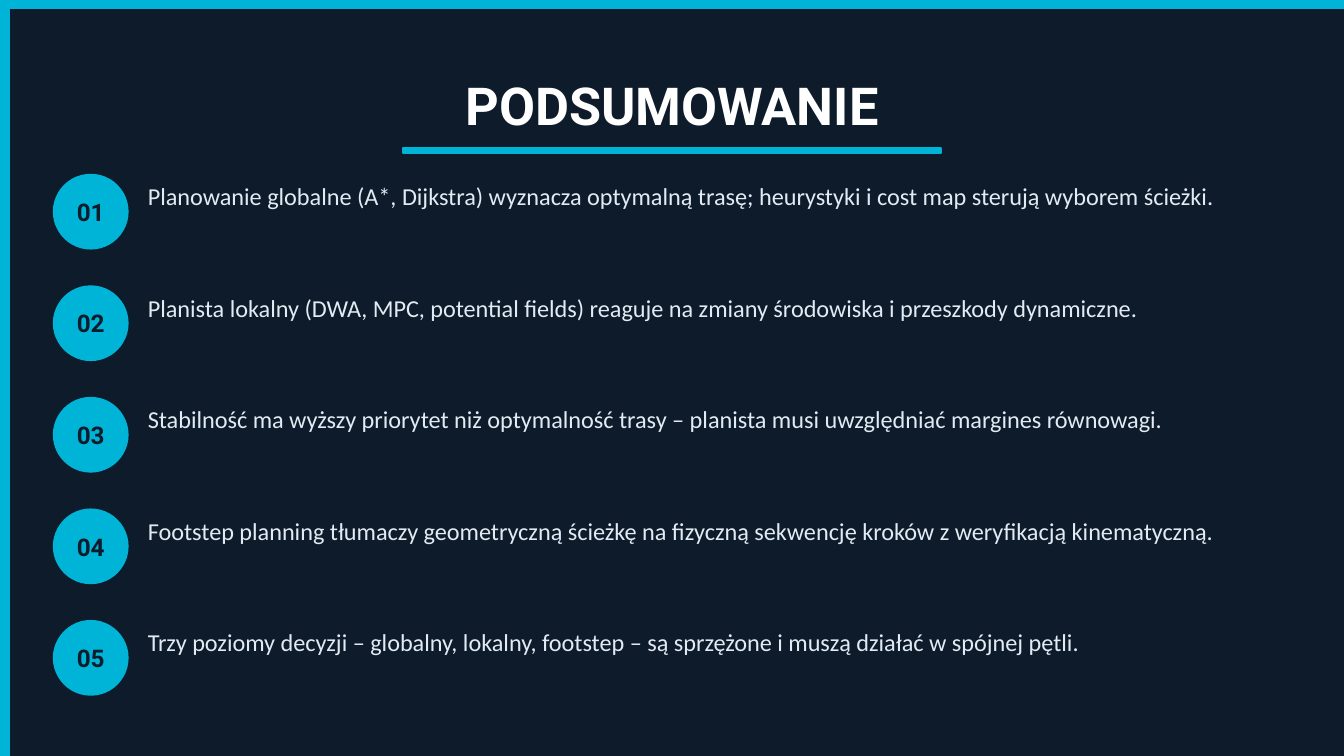
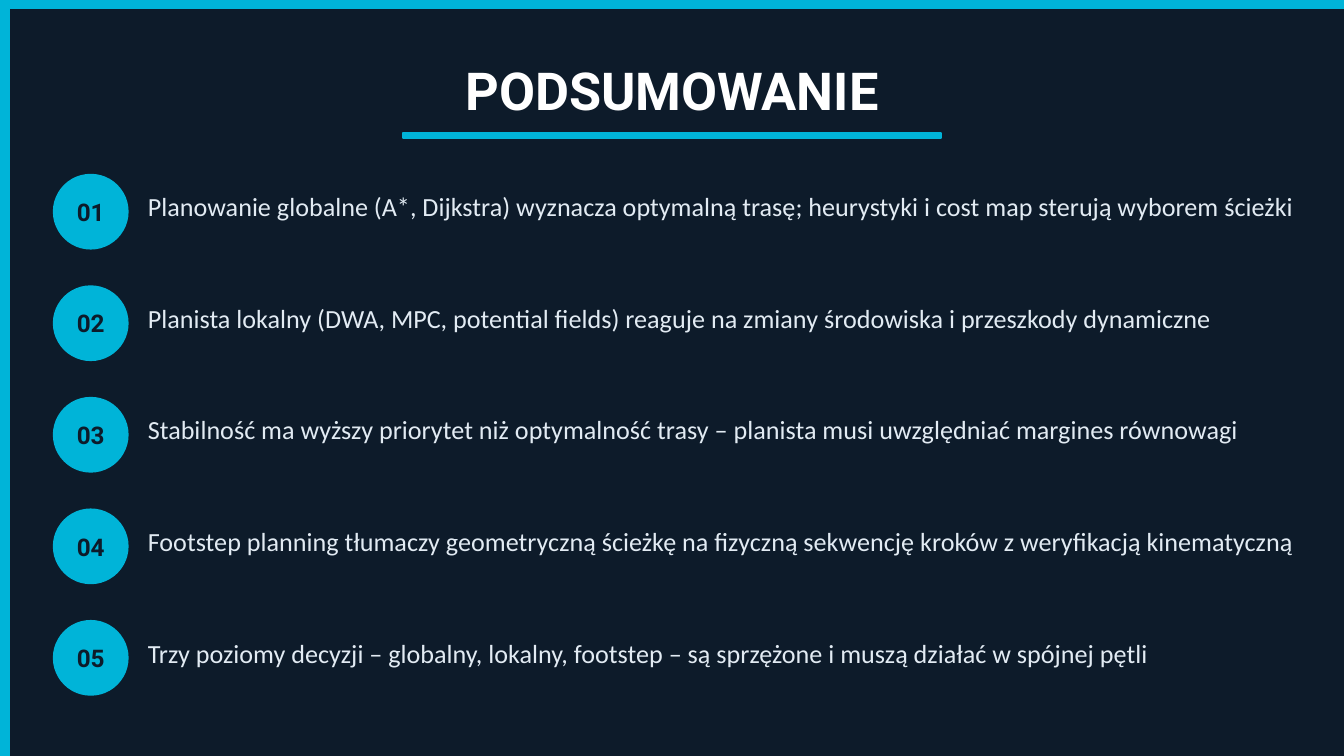
Before and after one commit to MatPomGit/MobileHub, a slide deck: slide 33 of zajecia/robo/robo_w3.pptx. Drawn at 1344x756 pixels with LibreOffice and Linux fonts; fonts in the diff are those of the drawing. Boxes give left, top, right and bottom in pixels: in the first picture for what was removed or moved away, otherwise in the second. Text is boxed around its words. In the diff, an @@ line names an element or a change of style, - is before the commit and + after.

```diff
--- a/zajecia/robo/robo_w3.pptx
+++ b/zajecia/robo/robo_w3.pptx
@@ text "PODSUMOWANIE": place and size @@
-text "PODSUMOWANIE" at bbox=[465, 87, 878, 126]
+text "PODSUMOWANIE" at bbox=[465, 72, 878, 111]
@@ rectangle: place and size @@
-rectangle at bbox=[403, 148, 941, 153]
+rectangle at bbox=[403, 133, 941, 138]
@@ text at bbox=[148, 197, 1292, 221]: text changed; size 13 to 14 pt @@
-Planowanie globalne (A*, Dijkstra) wyznacza optymalną trasę; heurystyki i cost map sterują wyborem ścieżki.
+Planowanie globalne (A*, Dijkstra) wyznacza optymalną trasę; heurystyki i cost map sterują wyborem ścieżki
@@ text at bbox=[148, 309, 1210, 333]: text changed; size 13 to 14 pt @@
-Planista lokalny (DWA, MPC, potential fields) reaguje na zmiany środowiska i przeszkody dynamiczne.
+Planista lokalny (DWA, MPC, potential fields) reaguje na zmiany środowiska i przeszkody dynamiczne
@@ text at bbox=[148, 421, 1237, 444]: text changed; size 13 to 14 pt @@
-Stabilność ma wyższy priorytet niż optymalność trasy – planista musi uwzględniać margines równowagi.
+Stabilność ma wyższy priorytet niż optymalność trasy – planista musi uwzględniać margines równowagi
@@ text at bbox=[148, 533, 1293, 556]: text changed; size 13 to 14 pt @@
-Footstep planning tłumaczy geometryczną ścieżkę na fizyczną sekwencję kroków z weryfikacją kinematyczną.
+Footstep planning tłumaczy geometryczną ścieżkę na fizyczną sekwencję kroków z weryfikacją kinematyczną
@@ vertical alignment top to middle in 5 elements at bbox=[148, 197, 1292, 221], bbox=[148, 421, 1237, 444], bbox=[148, 309, 1210, 333], bbox=[148, 533, 1293, 556], bbox=[148, 645, 1147, 668] @@
@@ text at bbox=[148, 645, 1147, 668]: text changed; size 13 to 14 pt @@
-Trzy poziomy decyzji – globalny, lokalny, footstep – są sprzężone i muszą działać w spójnej pętli.
+Trzy poziomy decyzji – globalny, lokalny, footstep – są sprzężone i muszą działać w spójnej pętli
```
Also in this commit, not shown: 33 other slides changed, 9 other files.
